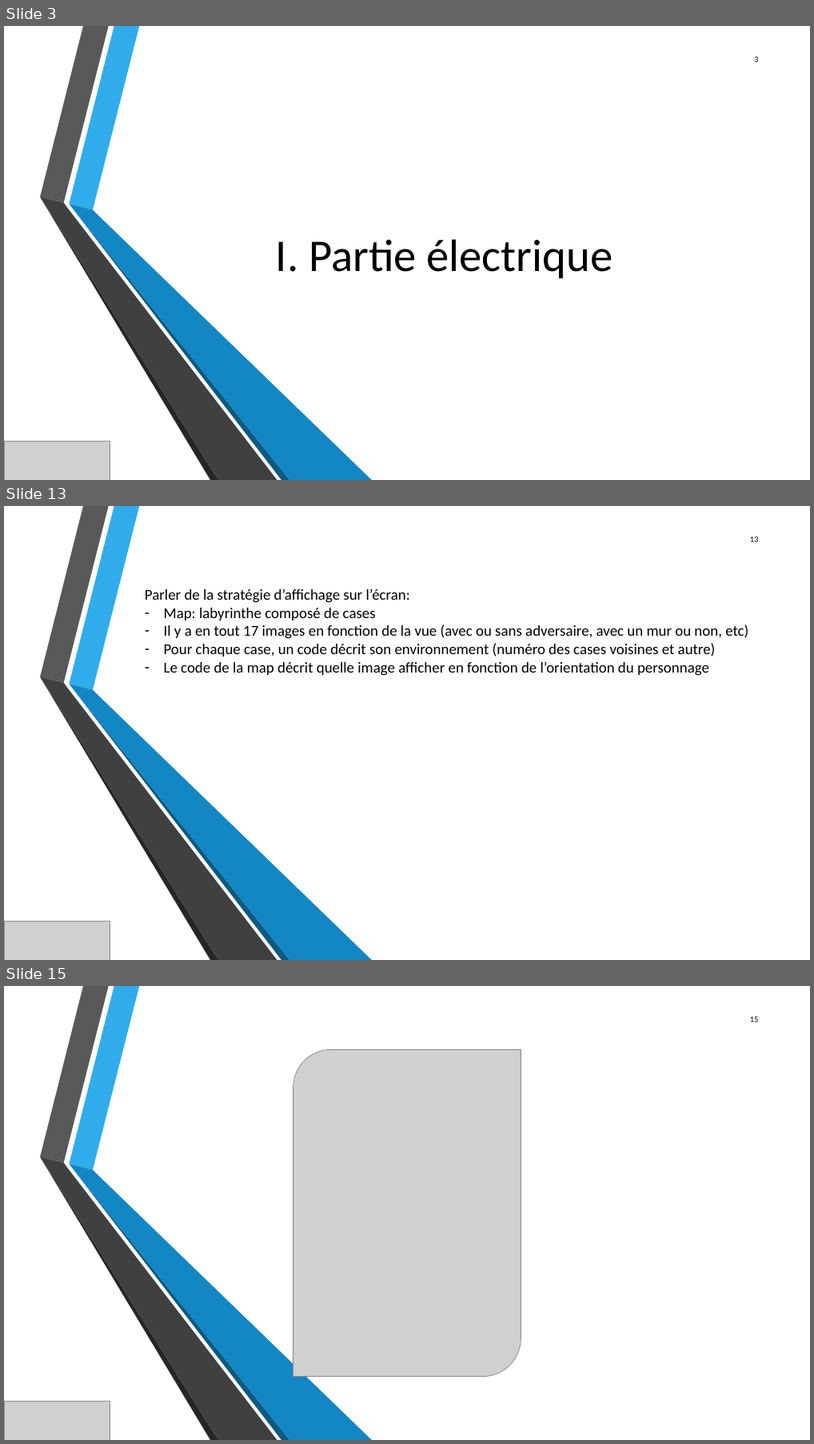
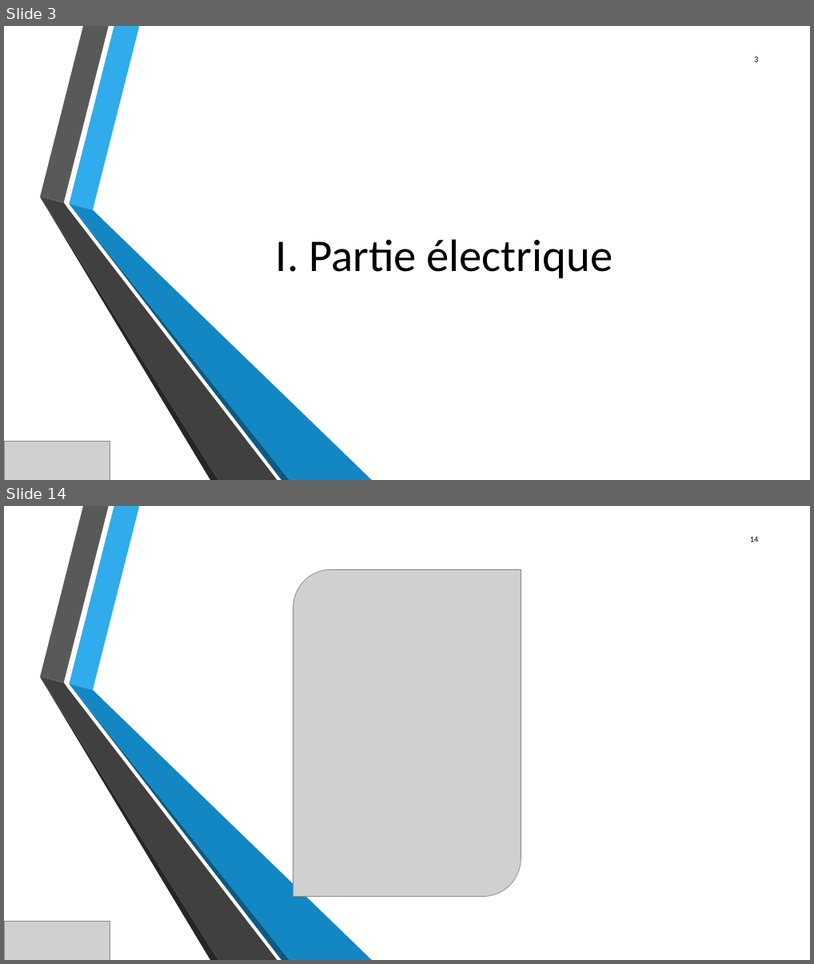
Before and after one commit to JeanSOUDIER/Bas-Niveau, a slide deck: Projet électif.pptx. Shown one above the other, each under a label of ours: slides 3, 13 and 15 before the commit, slides 3 and 14 after it; the slides between them are not shown. The pictures are 814x1444 and 814x964 pixels, drawn with LibreOffice and Linux fonts; fonts in the diff are those of the drawing; grey boxes stand for pictures; background and template pictures are left out. Boxes give left, top, right and bottom in pixels: in the first picture for what was removed or moved away, otherwise in the second. Text is boxed around its words. In the diff, an @@ line names an element or a change of style, - is before the commit and + after.

```diff
--- a/Projet électif.pptx
+++ b/Projet électif.pptx
@@ slide 13 removed at (4,506,810,960), background picture (left out); not listed: 6 template elements that a slide beside it also shows @@
@@ page number removed at (750,536,759,542) @@
-13
@@ text removed at (145,589,749,676) @@
-Parler de la stratégie d’affichage sur l’écran:
-– Map: labyrinthe composé de cases
-– Il y a en tout 17 images en fonction de la vue (avec ou sans adversaire, avec un mur ou non, etc)
-– Pour chaque case, un code décrit son environnement (numéro des cases voisines et autre)
-– Le code de la map décrit quelle image afficher en fonction de l’orientation du personnage
@@ picture removed at (4,921,110,960) @@
@@ what was slide 15 is now slide 14 @@
@@ page number at (750,536,759,542): text changed @@
-15
+14
```
Also in this commit, not shown: 6 slides changed, 5 slides added, 5 other slides removed.
